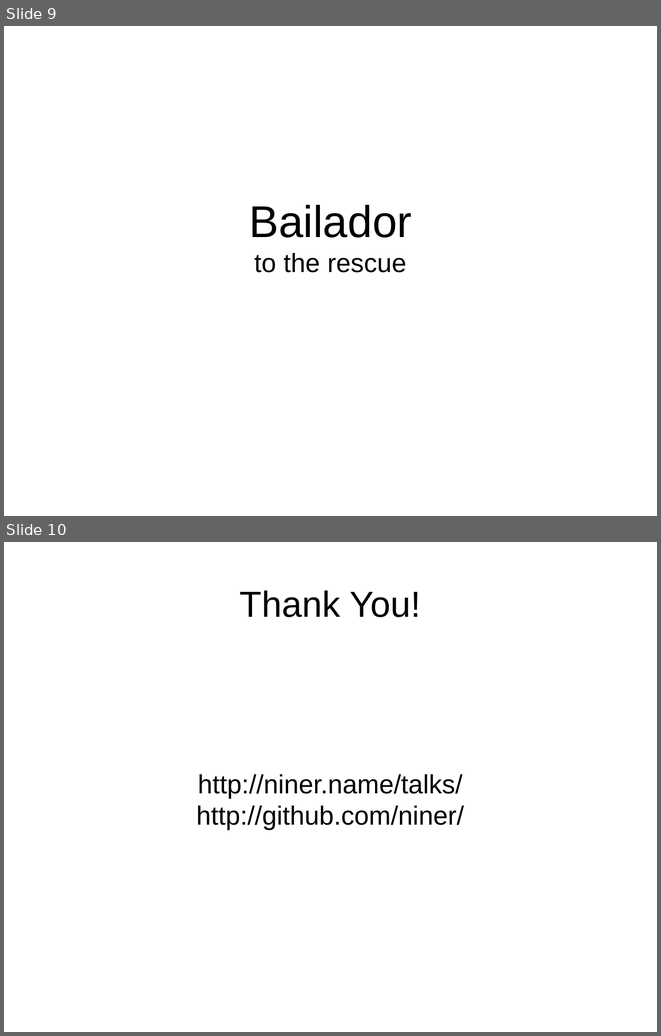
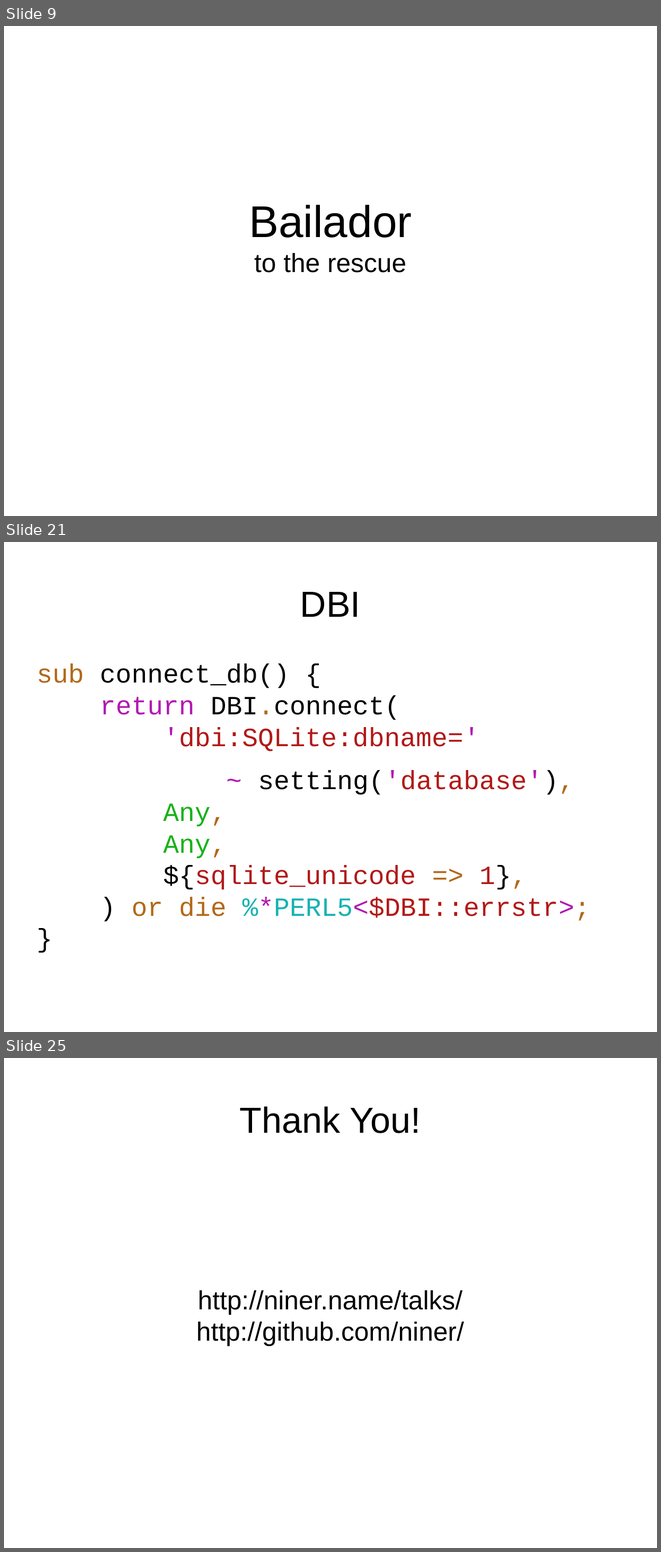
Before and after one commit to niner/talks, a slide deck: Web development and Perl 6/Web development and Perl 6.odp. Shown one above the other, each under a label of ours: slides 9 and 10 before the commit, slides 9, 21 and 25 after it; the slides between them are not shown. The pictures are 661x1036 and 661x1552 pixels, drawn with LibreOffice and Linux fonts; fonts in the diff are those of the drawing. Boxes give left, top, right and bottom in pixels: in the first picture for what was removed or moved away, otherwise in the second. Text is boxed around its words. In the diff, an @@ line names an element or a change of style, - is before the commit and + after.

```diff
--- a/Web development and Perl 6/Web development and Perl 6.odp
+++ b/Web development and Perl 6/Web development and Perl 6.odp
@@ slide 21 added at bbox=[4, 542, 657, 1032], background #FFFFFF @@
@@ title added at bbox=[300, 592, 361, 617], 44 pt, text #000000 @@
+DBI
@@ text added at bbox=[37, 664, 590, 920], 32 pt, text #B21818 @@
+sub connect_db() {
+return DBI.connect(
+'dbi:SQLite:dbname='
+~ setting('database'),
+Any,
+Any,
+${sqlite_unicode => 1},
+) or die %*PERL5<$DBI::errstr>;
+}
@@ what was slide 10 is now slide 25 @@
```
Also in this commit, not shown: 14 other slides added, 1 other file.
